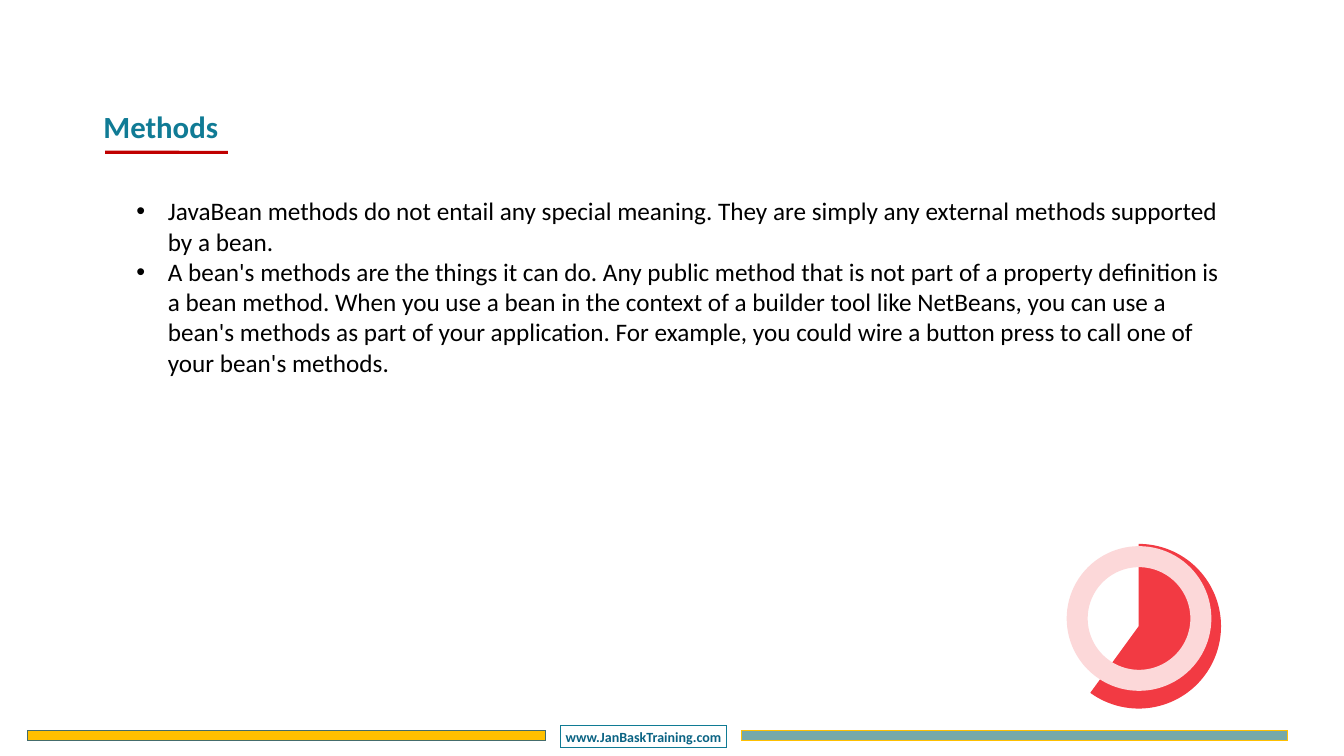
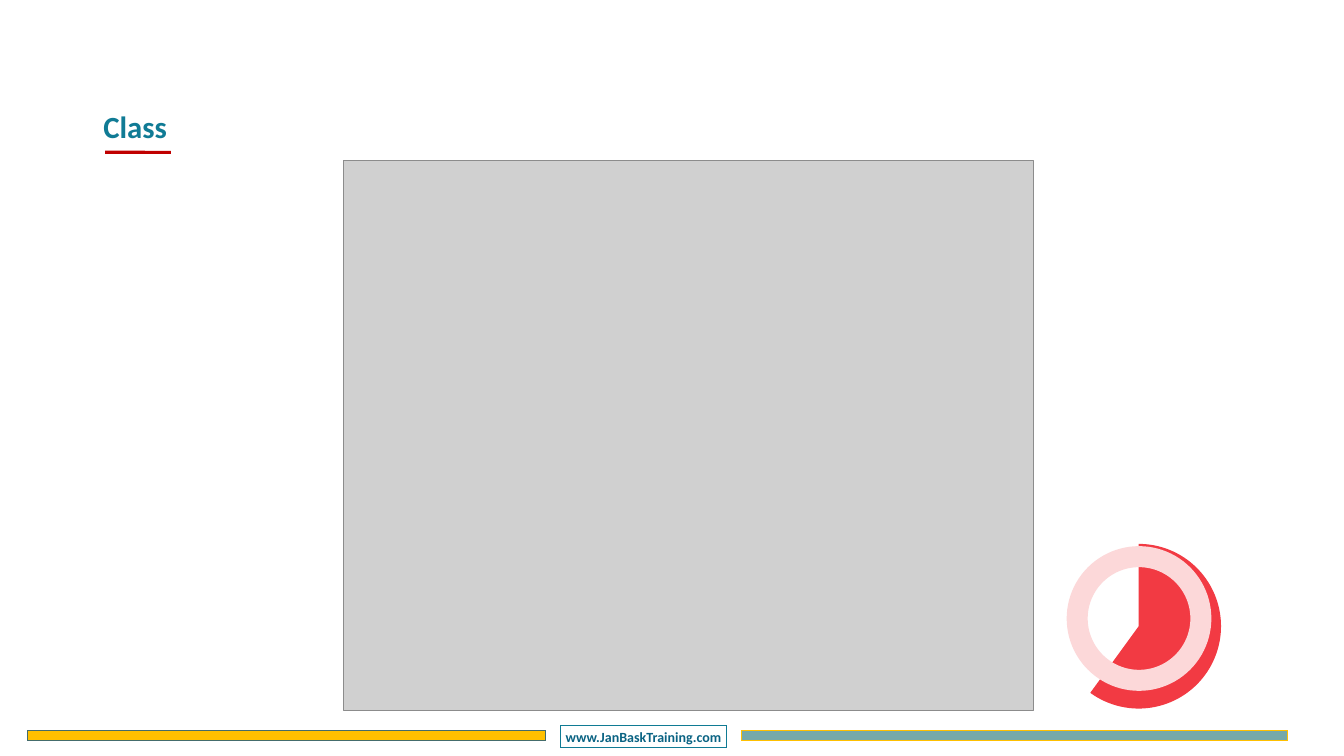
Before and after one commit to CompleteJavaTraining/J2EE, a slide deck: slide 18 of slides/HIBERNATE/HIBERNATE - Chapter2.pptx (slide 21 before the commit). Drawn at 1344x756 pixels with LibreOffice and Linux fonts; fonts in the diff are those of the drawing; grey boxes stand for pictures; background and template pictures are left out. Boxes give left, top, right and bottom in pixels: in the first picture for what was removed or moved away, otherwise in the second. Text is boxed around its words. In the diff, an @@ line names an element or a change of style, - is before the commit and + after.

```diff
--- a/slides/HIBERNATE/HIBERNATE - Chapter2.pptx
+++ b/slides/HIBERNATE/HIBERNATE - Chapter2.pptx
@@ text at (103, 116, 167, 139): text changed @@
-Methods
+Class
@@ line moved from (105, 152) - (228, 152) to (105, 152) - (171, 152) @@
@@ picture added at (343, 160, 1033, 710) @@
@@ text removed at (168, 202, 1218, 376) @@
-• JavaBean methods do not entail any special meaning. They are simply any external methods supported by a bean.
-• A bean's methods are the things it can do. Any public method that is not part of a property definition is a bean method. When you use a bean in the context of a builder tool like NetBeans, you can use a bean's methods as part of your application. For example, you could wire a button press to call one of your bean's methods.
```
Also in this commit, not shown: 5 other slides changed, 23 slides added, 33 slides removed, 2 other files.
